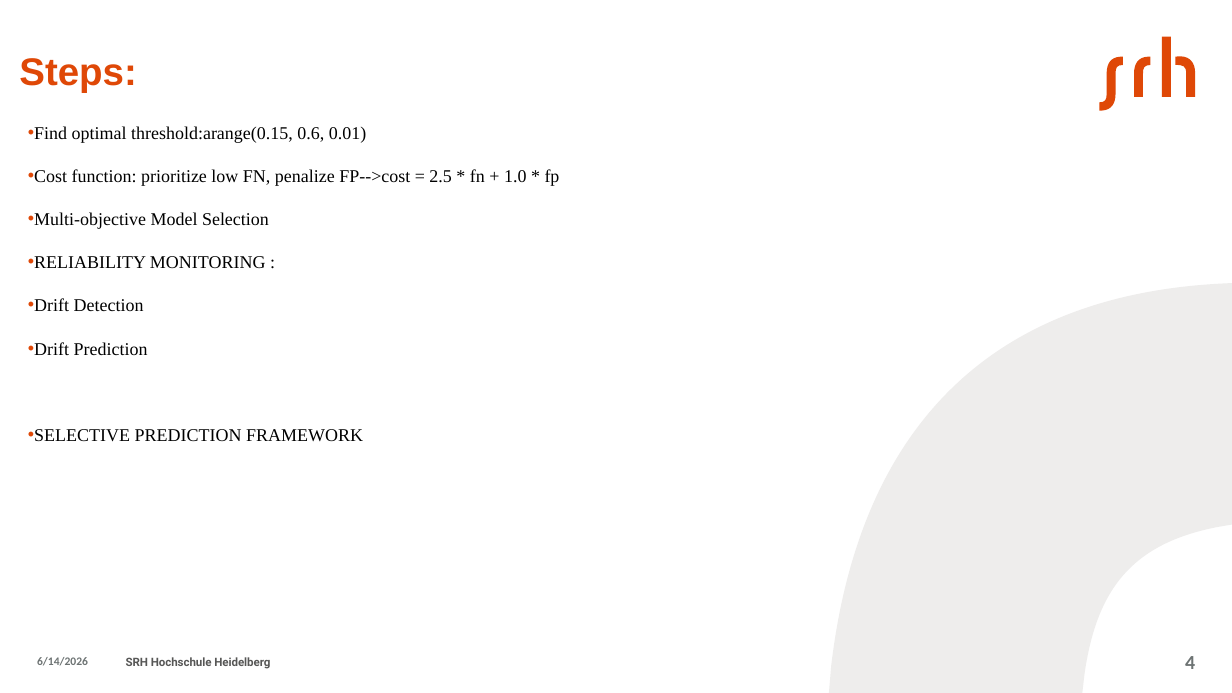
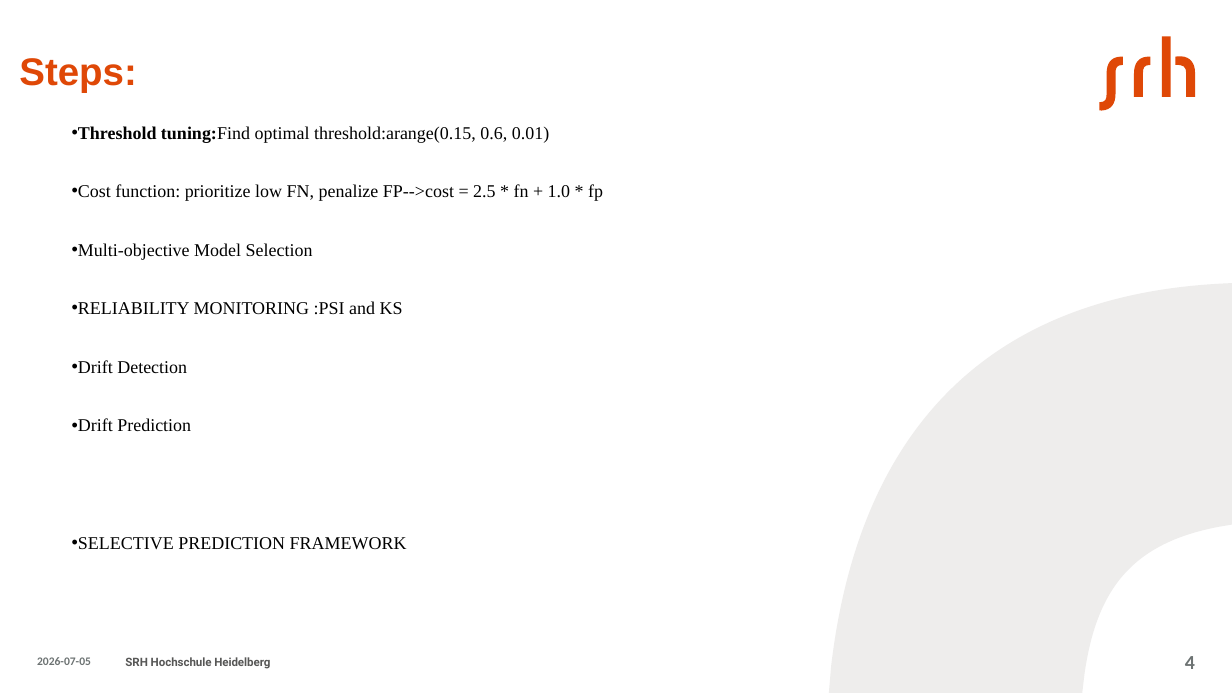
Before and after one commit to aminfeli/Thesis, a slide deck: slide 4 of presentation.pptx. Drawn at 1232x693 pixels with LibreOffice and Linux fonts; fonts in the diff are those of the drawing. Boxes give left, top, right and bottom in pixels: in the first picture for what was removed or moved away, otherwise in the second. Text is boxed around its words. In the diff, an @@ line names an element or a change of style, - is before the commit and + after.

```diff
--- a/presentation.pptx
+++ b/presentation.pptx
@@ text at [78, 126, 549, 143]: text changed @@
-• Find optimal threshold:arange(0.15, 0.6, 0.01)
+• Threshold tuning:Find optimal threshold:arange(0.15, 0.6, 0.01)
@@ text at [78, 184, 603, 549]: more space between paragraphs @@
@@ text at [78, 301, 403, 314]: text changed @@
-• RELIABILITY MONITORING :
+• RELIABILITY MONITORING :PSI and KS
@@ text at [37, 657, 91, 665]: text changed @@
-6/14/2026
+2026-07-05
```
Also in this commit, not shown: 15 other slides changed, 2 other files.
